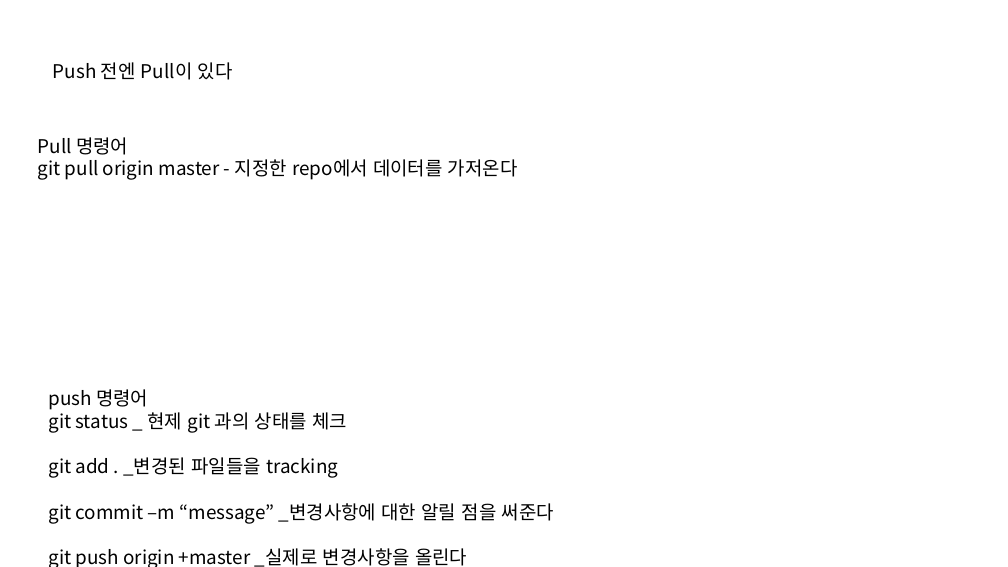
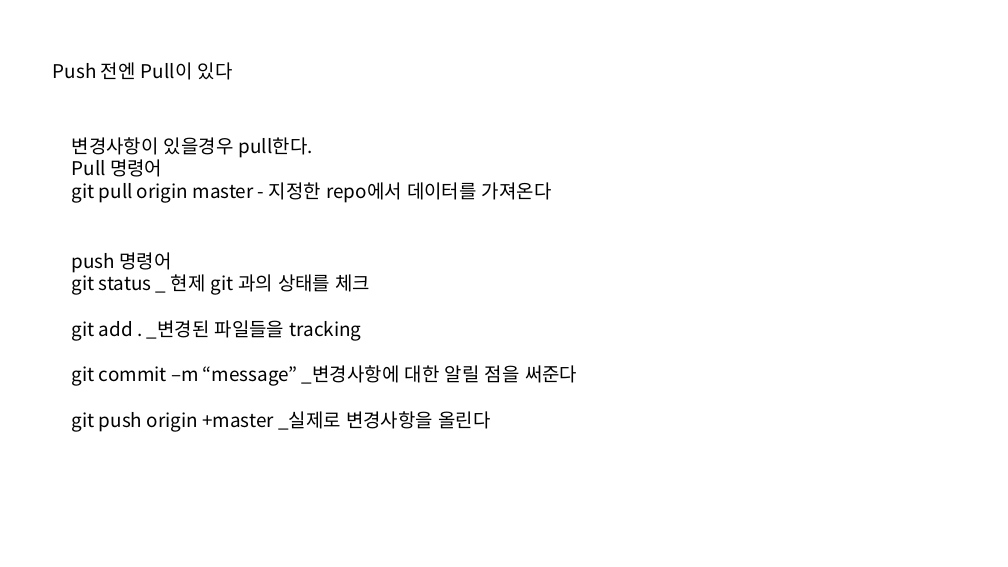
Before and after one commit to tjddms622/c_diary, a slide deck: slide 5 of git hub ori.pptx (slide 4 before the commit). Drawn at 1008x567 pixels with LibreOffice and Linux fonts; fonts in the diff are those of the drawing. Boxes give left, top, right and bottom in pixels: in the first picture for what was removed or moved away, otherwise in the second. Text is boxed around its words. In the diff, an @@ line names an element or a change of style, - is before the commit and + after.

Commit message:
pull push add complete

```diff
--- a/git hub ori.pptx
+++ b/git hub ori.pptx
@@ text "변경사항이 있을경우 pull한다.": place and size @@
-text "변경사항이 있을경우 pull한다." at [38,137,518,180]
+text "변경사항이 있을경우 pull한다." at [72,137,552,203]
@@ text at [72,137,313,158]: paragraph added @@
+변경사항이 있을경우 pull한다.
@@ text at [72,182,552,203]: text changed @@
-git pull origin master - 지정한 repo에서 데이터를 가저온다
+git pull origin master - 지정한 repo에서 데이터를 가져온다
@@ text "push 명령어": place and size @@
-text "push 명령어" at [48,389,554,567]
+text "push 명령어" at [72,252,577,432]
```
Also in this commit, not shown: 1 other slide changed, 1 slide added.
